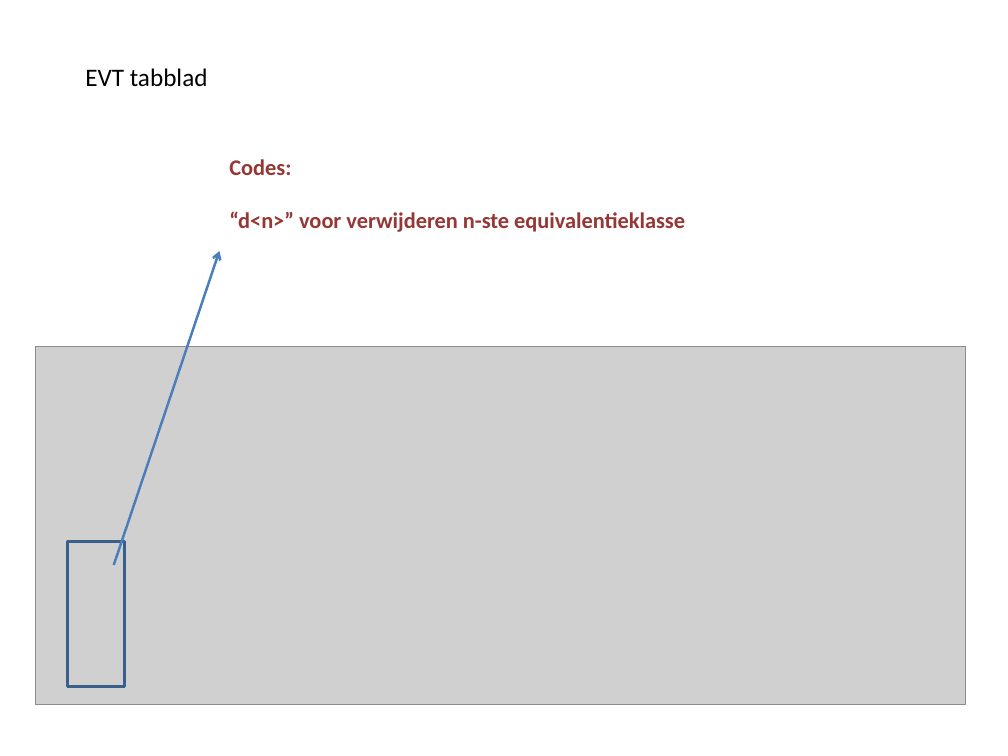
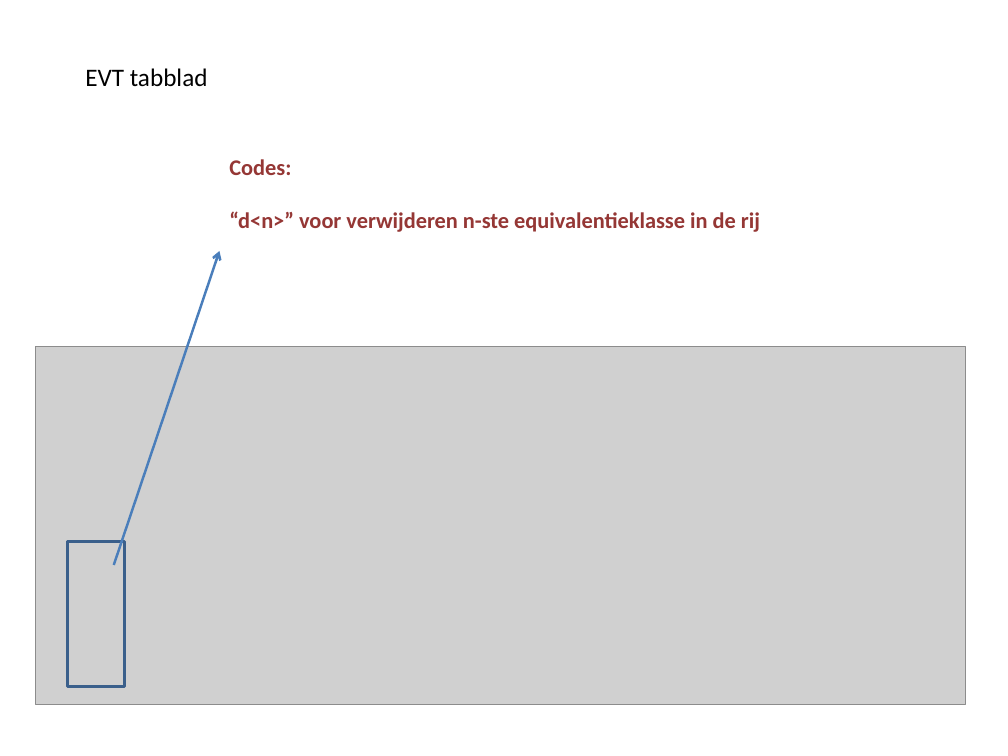
Before and after one commit to RalphSmeenk/TestdossierTool, a slide deck: slide 82 of Handleiding_powerpoint.pptx (slide 57 before the commit). Drawn at 1008x756 pixels with LibreOffice and Linux fonts; fonts in the diff are those of the drawing; grey boxes stand for pictures. Boxes give left, top, right and bottom in pixels: in the first picture for what was removed or moved away, otherwise in the second. Text is boxed around its words. In the diff, an @@ line names an element or a change of style, - is before the commit and + after.

Commit message:
Update van de powerpoint handleiding, kleine aanpassingen aan het Testdossiertool voor v1.8

```diff
--- a/Handleiding_powerpoint.pptx
+++ b/Handleiding_powerpoint.pptx
@@ text at (x1=229, y1=211, x2=760, y2=232): text changed @@
-“d<n>” voor verwijderen n-ste equivalentieklasse
+“d<n>” voor verwijderen n-ste equivalentieklasse in de rij
```
Also in this commit, not shown: 15 other slides changed, 61 slides added, 2 slides removed, 3 other files.
